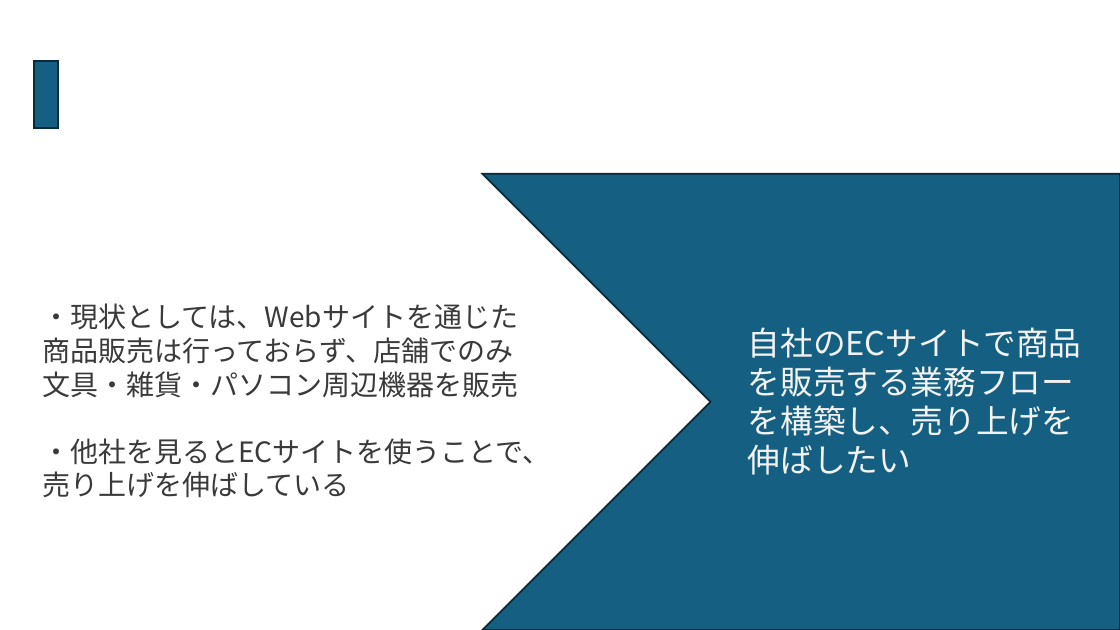
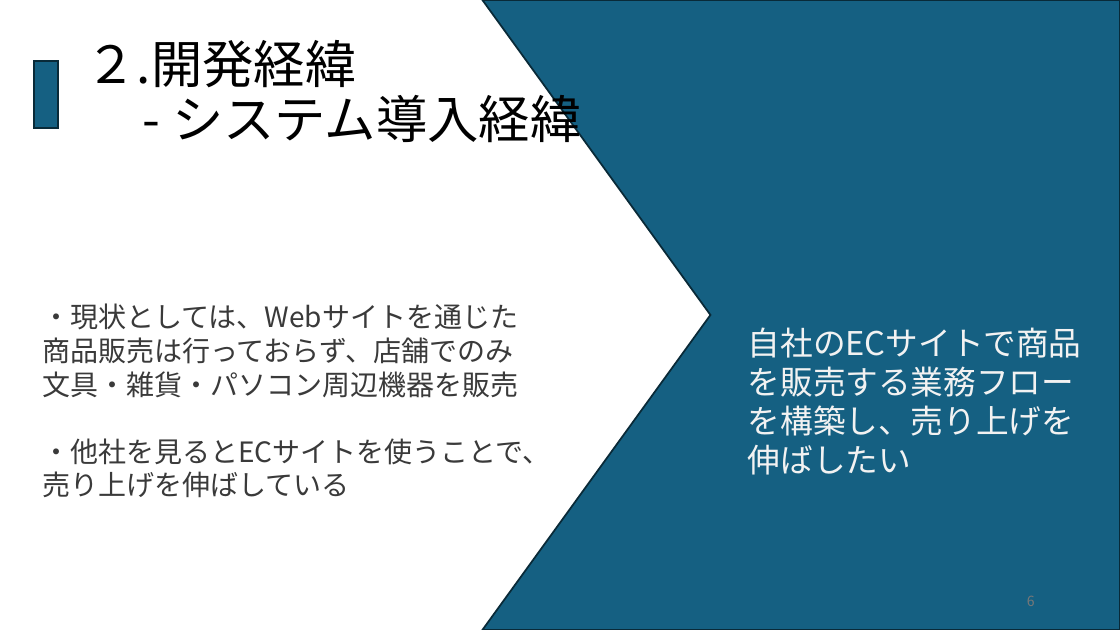
Before and after one commit to kanavii3333/ec-b, a slide deck: slide 7 of plan/最終課題_発表プレゼンテーション .pptx (slide 3 before the commit). Drawn at 1120x630 pixels with LibreOffice and Linux fonts; fonts in the diff are those of the drawing. Boxes give left, top, right and bottom in pixels: in the first picture for what was removed or moved away, otherwise in the second. Text is boxed around its words. In the diff, an @@ line names an element or a change of style, - is before the commit and + after.

```diff
--- a/plan/最終課題_発表プレゼンテーション .pptx
+++ b/plan/最終課題_発表プレゼンテーション .pptx
@@ freeform shape: place and size @@
-freeform shape at [482, 174, 1120, 630]
+freeform shape at [482, 0, 1120, 630]
@@ title added at [85, 40, 581, 143], 44 pt, text #000000 @@
+２.開発経緯
+- システム導入経緯
@@ page number added at [1027, 596, 1035, 606], 12 pt, text #797979 @@
+6
```
Also in this commit, not shown: 3 other slides changed, 15 slides added, 4 slides removed.
